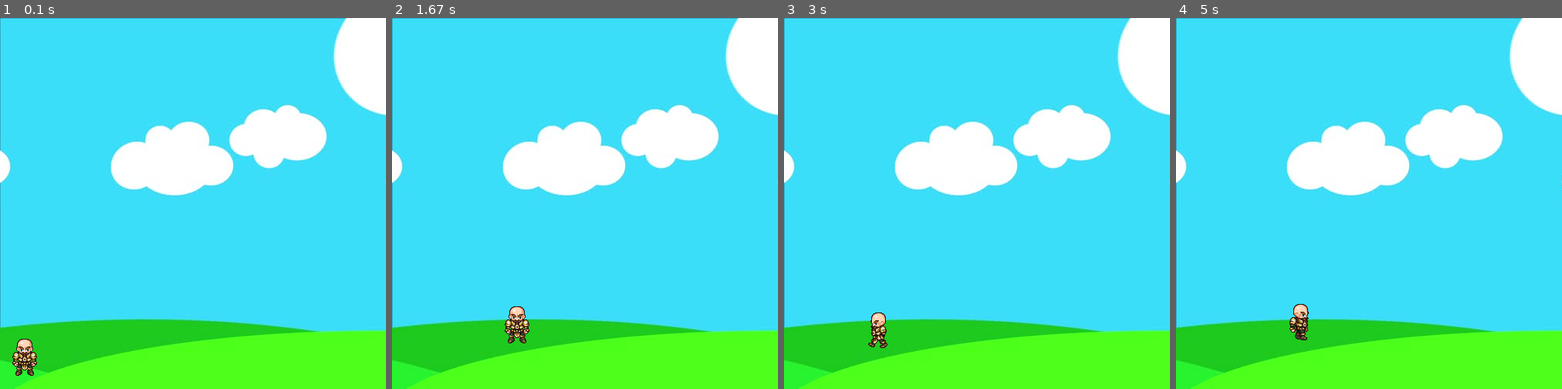
Above: before the commit, frames 1-4 (left to right).
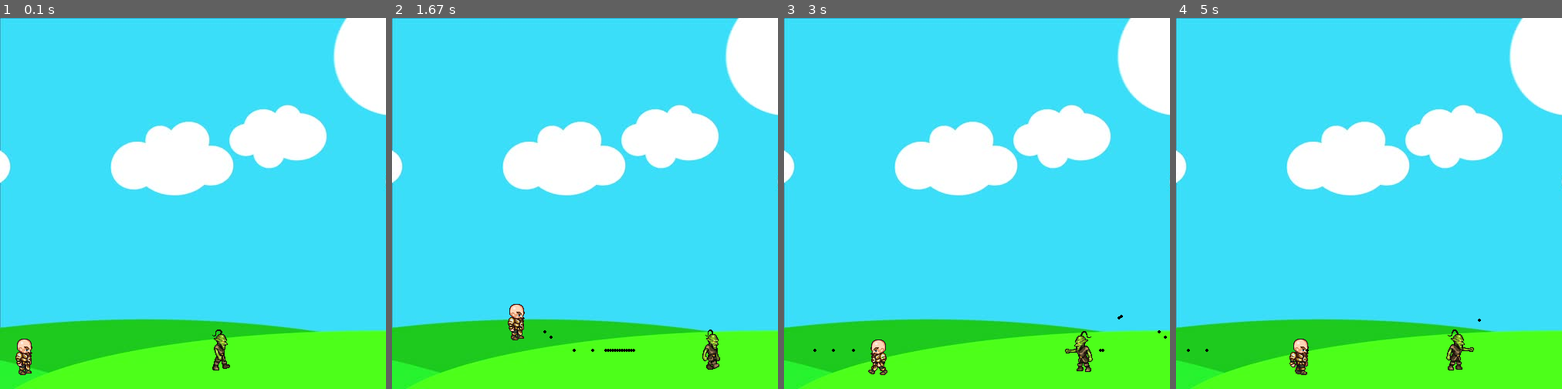
Above: after the commit, the same moments.

Repository: gravlaks/wave-game
Game: pygame game, started from pygame-tutorial/move-square.py
Two runs of this game, one before a commit and one after it. Both use one fixed random seed, a clock stepped at 60 frames per second and the inputs below.
Inputs:
- Up to frame 1 (0.1 s): no input
- Up to frame 2 (1.67 s): hold Space 0.33-0.8 s; hold Right 0.33-0.8 s; hold Right 0.83-1.3 s; tap Space at 0.9, 1.2, 1.4 s; hold Up 1.33-1.63 s
- Up to frame 3 (3 s): hold Right 1.67-2.13 s; tap Space at 1.73, 2.03, 2.23, 2.53, 2.8 s; hold Left 2.17-2.7 s; hold Left from 2.73 s (still down)
- Up to frame 4 (5 s): tap Space at 3.1, 3.23, 3.63, 3.93, 4.3, 4.6, 4.8 s; release Left at 3.13 s; hold Up 3.17-3.53 s; hold Right 3.57-4.2 s; hold Left 4.23-4.7 s; hold Right from 4.73 s (still down)

The runs differ from the first frame. In frame 1, 0.6% of the frame differs, in the area x 3-60%, y 83-97%; in frame 2, 0.8%; in frame 3, 1.0%; in frame 4, 1.1%, in the area x 2-79%, y 77-97%.

Commit message:
Make game with firing bullets, animation

Diff:
--- /dev/null
+++ b/pygame-tutorial/Enemy.py
@@ -0,0 +1,37 @@
+import pygame
+class Enemy:
+    walkRight = [pygame.image.load('Pygame-Images/Game/R%sE.png' % frame) for frame in range(1, 12)]
+    walkLeft = [pygame.image.load('Pygame-Images/Game/L%sE.png' % frame) for frame in range(1, 12)]
+
+    def __init__(self, pos, width, height, end):
+        self.pos = pos
+        self.width = width
+        self.height = height
+        self.end = end
+        self.path = [self.pos.x, self.end]
+        self.walkCount = 0
+        self.vel = 3
+
+    def is_moving_right(self):
+        return self.vel>0
+
+    def draw(self, win):
+        if self.is_moving_right():
+            win.blit(self.walkRight[self.walkCount//3], (self.pos.x, self.pos.y))
+        else:
+            win.blit(self.walkLeft[self.walkCount//3], (self.pos.x, self.pos.y))
+
+    def change_direction(self):
+        self.vel *= -1
+        self.walkCount = 0
+
+    def move(self):
+        if self.vel > 0:
+            if self.pos.x + self.vel > self.path[1]:
+                self.change_direction()
+        else:
+            if self.pos.x + self.vel < self.path[0]:
+                self.change_direction()
+        self.pos.x = self.pos.x+self.vel
+        self.walkCount += 1
+        self.walkCount = self.walkCount %33
--- /dev/null
+++ b/pygame-tutorial/Pose.py
@@ -0,0 +1,6 @@
+from enum import Enum, unique
+
+@unique
+class Pose(Enum):
+    facing_right = 1
+    facing_left = -1
--- /dev/null
+++ b/pygame-tutorial/Position.py
@@ -0,0 +1,4 @@
+class Position():
+    def __init__(self, x, y):
+        self.x = x
+        self.y = y
--- a/pygame-tutorial/move-square.py
+++ b/pygame-tutorial/move-square.py
@@ -1,28 +1,12 @@
 import pygame
 from enum import Enum
+from Position import Position
+from Pose import Pose
+from Enemy import Enemy
 
-pygame.init()
 
-w = 500
-h = 480
-win = pygame.display.set_mode((w, h))
-pygame.display.set_caption("First Game")
 
-right_image_names = ['R1.png','R2.png','R3.png','R4.png','R5.png','R6.png','R7.png','R8.png','R9.png']
-left_image_names = ['L1.png','L2.png','L3.png','L4.png','L5.png','L6.png','L7.png','L8.png','L9.png']
-walkRight = []
-walkLeft = []
-for image_name in right_image_names:
-    walkRight.append(pygame.image.load('Pygame-Images/Game/'+ image_name))
-for image_name in left_image_names:
-    walkLeft.append(pygame.image.load('Pygame-Images/Game/'+ image_name))
 
-standing_char = pygame.image.load('Pygame-Images/Game/'+'standing.png')
-
-class Pose(Enum):
-    standing = 0
-    facing_right = 1
-    facing_left = 2
 
 class Borders:
     def __init__(self, left, right, top, bottom):
@@ -31,8 +15,24 @@
         self.top = top
         self.bottom = bottom
 
+class Images:
+    def __init__(self):
+        self.walkRight = []
+        self.walkLeft = []
+
+
+        self.right_image_names = ['R1.png','R2.png','R3.png','R4.png','R5.png','R6.png','R7.png','R8.png','R9.png']
+        self.left_image_names = ['L1.png','L2.png','L3.png','L4.png','L5.png','L6.png','L7.png','L8.png','L9.png']
+        for image_name in self.right_image_names:
+            self.walkRight.append(pygame.image.load('Pygame-Images/Game/'+ image_name))
+        for image_name in self.left_image_names:
+            self.walkLeft.append(pygame.image.load('Pygame-Images/Game/'+ image_name))
+
+        self.standing_char = pygame.image.load('Pygame-Images/Game/'+'standing.png')
+
 class Character():
-    def __init__(self, color, pos, width, height, borders):
+    def __init__(self, color, pos, width, height, borders, images):
+        self.standing = True
         self.pos = pos
         self.width = width
         self.height = height
@@ -43,8 +43,9 @@
         self.acceleration = 10
         self.period = 0.1
 
-        self.pose = Pose.standing
         self.walkCount = 0
+        self.images = images
+        self.pose = Pose.facing_right
 
     def move_left(self):
         self.pos.x -= min(self.horizontal_velocity,self.pos.x-self.borders.left)
@@ -68,56 +69,85 @@
         if self.pos.y >= self.borders.bottom - self.height:
             self.vertical_velocity = -10
 
-    def draw(self):
+    def draw(self, win):
         global walkRight, walkLeft, standing_char
         self.walkCount = self.walkCount % 27
 
-        if self.pose == Pose.facing_left:
-            win.blit(walkLeft[self.walkCount//3], (self.pos.x, self.pos.y))
-            self.walkCount += 1
-        elif self.pose == Pose.facing_right:
-            win.blit(walkRight[self.walkCount//3], (self.pos.x, self.pos.y))
-            self.walkCount += 1
+        if not self.standing:
+            if self.pose == Pose.facing_left:
+                win.blit(self.images.walkLeft[self.walkCount//3], (self.pos.x, self.pos.y))
+                self.walkCount += 1
+            else:
+                win.blit(self.images.walkRight[self.walkCount//3], (self.pos.x, self.pos.y))
+                self.walkCount += 1
         else:
-            win.blit(standing_char, (self.pos.x, self.pos.y))
+            if self.pose == Pose.facing_left:
+                win.blit(self.images.walkLeft[0], (self.pos.x, self.pos.y))
+            else:
+                win.blit(self.images.walkRight[0], (self.pos.x, self.pos.y))
 
         pygame.display.update()
 
+class Projectile():
+    def __init__(self, pos, radius, color, facing):
+        self.pos = pos
+        self.radius = radius
+        self.color = color
+        self.facing = facing
+        self.vel = 8*facing.value
 
-class Position():
-    def __init__(self, x, y):
-        self.x = x
-        self.y = y
+    def draw(self, win):
+        pygame.draw.circle(win, self.color, (self.pos.x, self.pos.y), self.radius)
 
+    def move(self):
+        self.pos.x += self.vel
+
+    def is_on_screen(self):
+        return self.pos.x<500 and self.pos.x>0
 class Dir(Enum):
     Left=0
     Right=1
     Up=2
     Down=3
 
-character_borders = Borders(0, w, 0, h-20)
-character = Character((255, 0, 0), Position(0, 500-60), 40, 60, character_borders)
 
 class Game():
-    def __init__(self, square):
-        self.s = square
+    def __init__(self, win):
+        character_borders = Borders(0, w, 0, h-20)
+        images = Images()
+        self.character = Character((255, 0, 0), Position(0, w-60), 40, 60, character_borders, images)
         self.run = True
+        self.win = win
 
         self.bg_img = pygame.image.load('Pygame-Images/Game/' + 'bg.jpg')
+
+        self.bullets = []
+        self.enemy = Enemy(Position(255, w-100), 40, 60, 420)
 
 
     def listen_for_key_press(self):
         keys = pygame.key.get_pressed()
         if keys[pygame.K_LEFT]:
-            self.s.move_horizontally(Dir.Left)
+            self.character.move_horizontally(Dir.Left)
+            self.character.standing = False
         elif keys[pygame.K_RIGHT]:
-            self.s.move_horizontally(Dir.Right)
+            self.character.move_horizontally(Dir.Right)
+            self.character.standing = False
         else:
-            self.s.pose = Pose.standing
+            self.character.standing=True
+        if keys[pygame.K_UP]:
+            self.character.jump()
+
         if keys[pygame.K_SPACE]:
-            self.s.jump()
+            bullet_position = Position(int(self.character.pos.x+self.character.width//2), int(self.character.pos.y+self.character.height//2))
+            self.bullets.append(Projectile(bullet_position, 2, (0, 0, 0), self.character.pose))
 
-        self.s.move_vertically()
+
+        self.character.move_vertically()
+        for bullet in self.bullets:
+            bullet.move()
+
+        self.enemy.move()
 
     def listen_for_quit(self):
         for event in pygame.event.get():
@@ -129,13 +159,28 @@
 
     def redraw_window(self):
         self.draw_background()
-        self.s.draw()
+        self.character.draw(self.win)
+
+        for bullet in self.bullets:
+            if bullet.is_on_screen():
+                bullet.draw(self.win)
+
+        self.enemy.draw(self.win)
+
         pygame.display.update()
 
 
-run = True
-game = Game(character)
-background_color = (0,0,0)
+
+pygame.init()
+
+w = 500
+h = 480
+
+win = pygame.display.set_mode((w, h))
+pygame.display.set_caption("First Game")
+
+game = Game(win)
+
 clock = pygame.time.Clock()
 while game.run:
     clock.tick(27)
